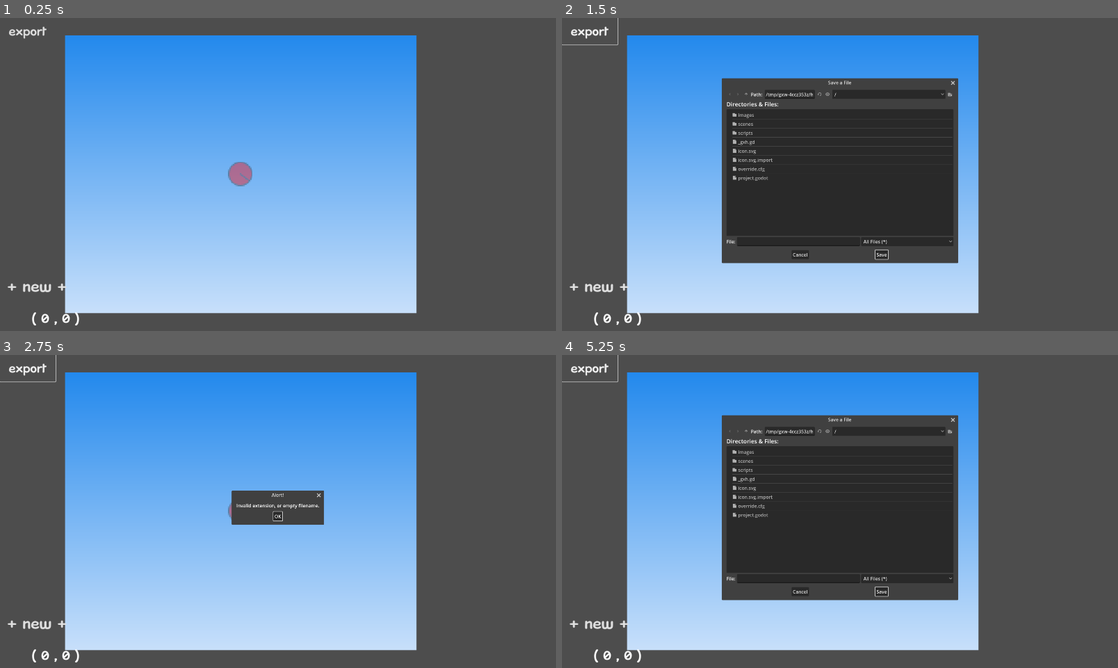
Above: before the commit, frames 1-4 (two rows, left to right).
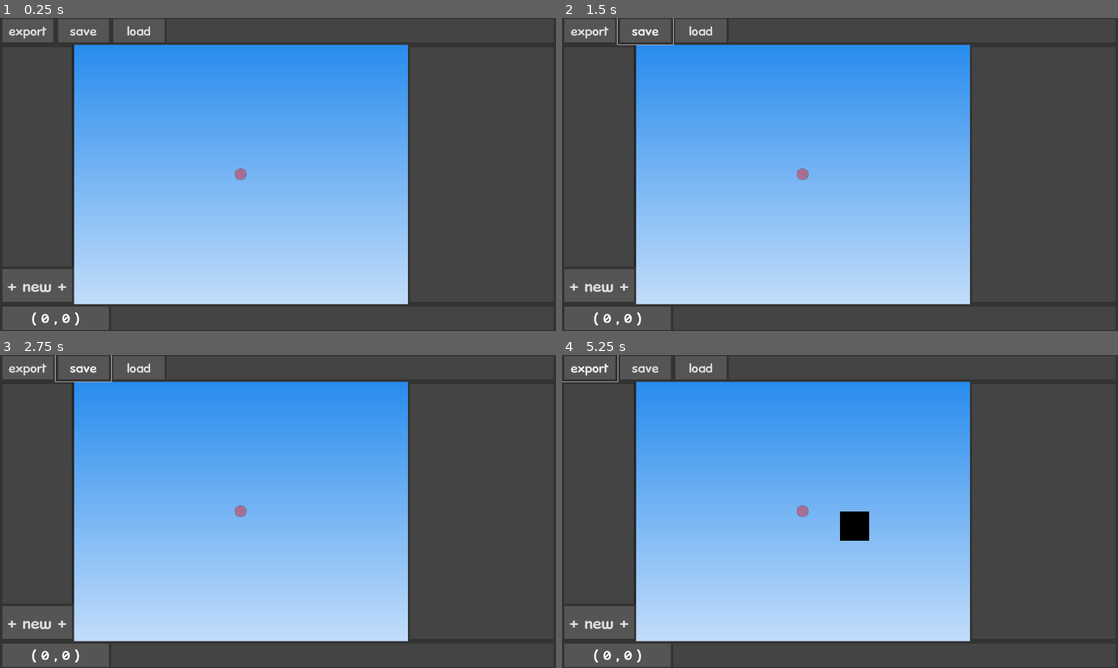
Above: after the commit, the same moments.

Repository: beatrixwashere/RedBallMakerPlus
Game: Godot game, scene res://scenes/main.tscn
The game is run twice, just before and just after one commit, with the same random seed, the same clock (stepped at 60 frames per second) and the same inputs.
Inputs (mouse positions are in pixels of both pictures, inside the frame that each line leads up to):
- Up to frame 1 (0.25 s): no input
- Up to frame 2 (1.5 s): click "export" at 0.5 s; click (645, 30) at 1.25 s, where only the run after the commit has a clickable "save"
- Up to frame 3 (2.75 s): click (316, 592) at 2 s, where only the run before the commit has a clickable "Save"
- Up to frame 4 (5.25 s): click (701, 367) at 2.75 s, where only the run after the commit has a clickable "load"; click "+ new +" at 3.5 s; click "+ new +" at 4.25 s; click "export" at 5 s

The runs differ from the first frame. In frame 1, 9.6% of the frame differs, in the area x 0-100%, y 0-100%; in frame 2, 35%; in frame 3, 11%; in frame 4, 35%.

Commit message:
start working on block list

Diff:
--- a/scenes/main.tscn
+++ b/scenes/main.tscn
@@ -2,7 +2,7 @@
 
 [ext_resource type="Texture2D" uid="uid://upmcqv0i3tpp" path="res://images/sky.png" id="1_iag8v"]
 [ext_resource type="Script" path="res://scripts/main.gd" id="1_ptw04"]
-[ext_resource type="Texture2D" uid="uid://dytryt6od1hgl" path="res://images/ui.png" id="3_ujrmm"]
+[ext_resource type="Texture2D" uid="uid://dytryt6od1hgl" path="res://images/ui_layout.png" id="3_ujrmm"]
 [ext_resource type="FontFile" uid="uid://4fm13rlrv0pl" path="res://images/kronika.ttf" id="4_efxvl"]
 [ext_resource type="Texture2D" uid="uid://qsq3j3x401p5" path="res://images/redball.png" id="4_o1pps"]
 
@@ -11,7 +11,6 @@
 
 [node name="level" type="Node2D" parent="."]
 unique_name_in_owner = true
-scale = Vector2(2, 2)
 
 [node name="ui" type="Camera2D" parent="."]
 unique_name_in_owner = true
@@ -34,7 +33,7 @@
 self_modulate = Color(1, 1, 1, 0.4)
 texture_filter = 1
 position = Vector2(-128, 0)
-scale = Vector2(4, 4)
+scale = Vector2(2, 2)
 texture = ExtResource("4_o1pps")
 
 [node name="menus" type="Node2D" parent="ui"]
@@ -55,10 +54,15 @@
 offset_right = -704.0
 offset_bottom = 320.0
 
-[node name="container" type="VBoxContainer" parent="ui/menus/obj_list"]
+[node name="container" type="ScrollContainer" parent="ui/menus/obj_list"]
 layout_mode = 0
 offset_right = 256.0
 offset_bottom = 768.0
+vertical_scroll_mode = 2
+
+[node name="list" type="VBoxContainer" parent="ui/menus/obj_list/container"]
+layout_mode = 2
+theme_override_constants/separation = 64
 
 [node name="new_block" type="Button" parent="ui/menus/obj_list"]
 layout_mode = 0
@@ -87,6 +91,26 @@
 text = "export"
 flat = true
 
+[node name="export_save" type="Button" parent="ui/menus/row_options"]
+layout_mode = 0
+offset_left = 192.0
+offset_right = 384.0
+offset_bottom = 96.0
+theme_override_fonts/font = ExtResource("4_efxvl")
+theme_override_font_sizes/font_size = 40
+text = "save"
+flat = true
+
+[node name="import_save" type="Button" parent="ui/menus/row_options"]
+layout_mode = 0
+offset_left = 384.0
+offset_right = 576.0
+offset_bottom = 96.0
+theme_override_fonts/font = ExtResource("4_efxvl")
+theme_override_font_sizes/font_size = 40
+text = "load"
+flat = true
+
 [node name="row_info" type="Control" parent="ui/menus"]
 layout_mode = 3
 anchors_preset = 0
@@ -108,12 +132,16 @@
 [node name="files" type="FileDialog" parent="."]
 unique_name_in_owner = true
 mode = 2
+title = "Open a File"
 initial_position = 1
 size = Vector2i(800, 600)
-ok_button_text = "Save"
+content_scale_aspect = 4
+ok_button_text = "Open"
 dialog_hide_on_ok = true
+file_mode = 0
 access = 2
 
 [connection signal="button_down" from="ui/menus/obj_list/new_block" to="." method="new_block"]
-[connection signal="button_down" from="ui/menus/row_options/export_level" to="." method="select_export_file"]
-[connection signal="file_selected" from="files" to="." method="export_level"]
+[connection signal="button_down" from="ui/menus/row_options/export_level" to="." method="select_file" binds= ["e_level"]]
+[connection signal="button_down" from="ui/menus/row_options/export_save" to="." method="select_file" binds= ["e_save"]]
+[connection signal="button_down" from="ui/menus/row_options/import_save" to="." method="select_file" binds= ["i_save"]]
--- a/scenes/objs/block.tscn
+++ /dev/null
@@ -1,3 +0,0 @@
-[gd_scene format=3 uid="uid://s8rj27bsvish"]
-
-[node name="Block" type="Node"]
--- /dev/null
+++ b/scenes/objs/list_block.tscn
@@ -0,0 +1,24 @@
+[gd_scene load_steps=3 format=3 uid="uid://s8rj27bsvish"]
+
+[ext_resource type="Texture2D" uid="uid://sn4bgt7fholi" path="res://images/ui_listobj.png" id="1_fwveo"]
+[ext_resource type="FontFile" uid="uid://4fm13rlrv0pl" path="res://images/kronika.ttf" id="2_uom4e"]
+
+[node name="list_block" type="Control"]
+layout_mode = 3
+anchors_preset = 0
+
+[node name="sprite" type="Sprite2D" parent="."]
+texture_filter = 1
+scale = Vector2(8, 8)
+texture = ExtResource("1_fwveo")
+centered = false
+
+[node name="text" type="Label" parent="."]
+layout_mode = 0
+offset_right = 256.0
+offset_bottom = 64.0
+theme_override_fonts/font = ExtResource("2_uom4e")
+theme_override_font_sizes/font_size = 30
+text = "block.name"
+horizontal_alignment = 1
+vertical_alignment = 1
Binary file added: images/ui_listobj.png
